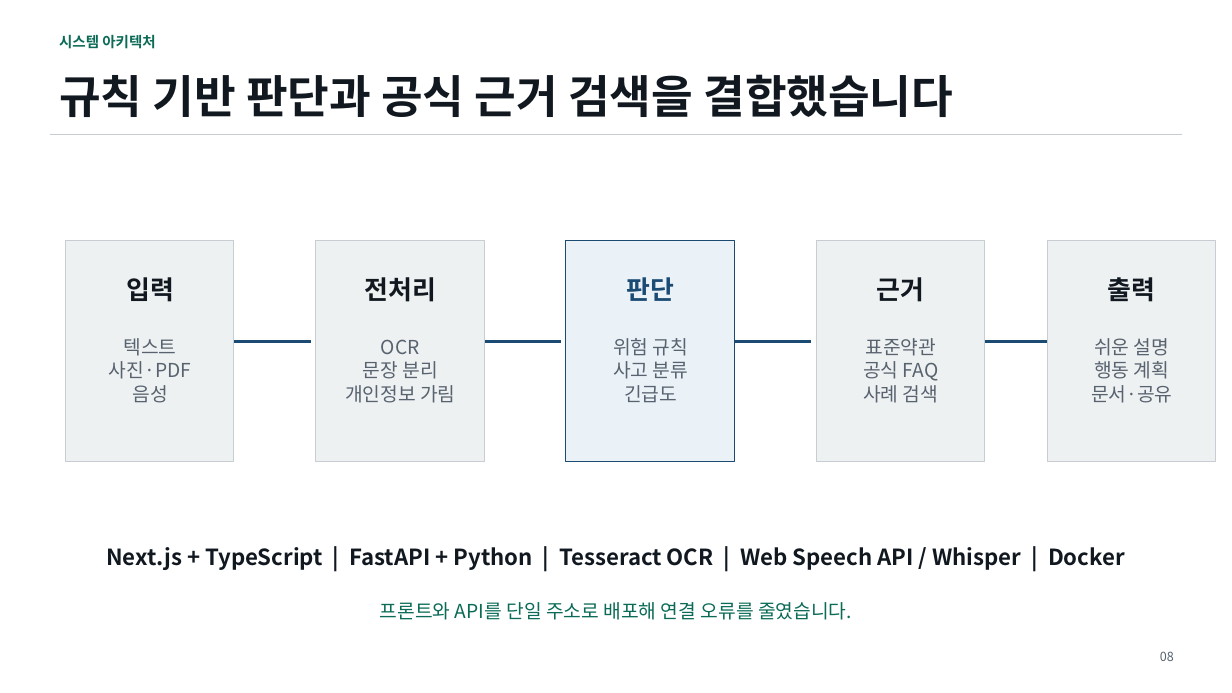
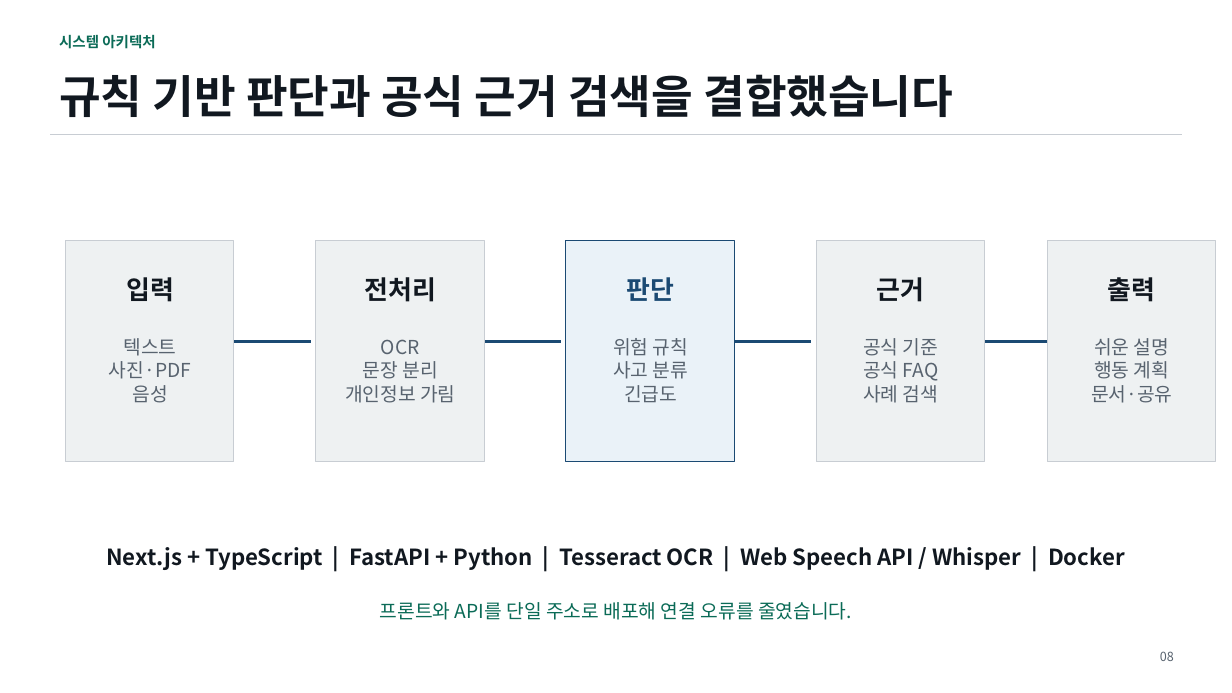
Before and after one commit to kkssyy1215/Silver_Finance_Guard_AI, a slide deck: slide 8 of deliverables/실버_금융가드_AI_기술설명서.pptx. Drawn at 1232x693 pixels with LibreOffice and Linux fonts; fonts in the diff are those of the drawing. Boxes give left, top, right and bottom in pixels: in the first picture for what was removed or moved away, otherwise in the second. Text is boxed around its words. In the diff, an @@ line names an element or a change of style, - is before the commit and + after.

```diff
--- a/deliverables/실버_금융가드_AI_기술설명서.pptx
+++ b/deliverables/실버_금융가드_AI_기술설명서.pptx
@@ text at [863, 338, 938, 356]: text changed @@
-표준약관
+공식 기준
```
Also in this commit, not shown: 9 other slides changed, 35 other files.
